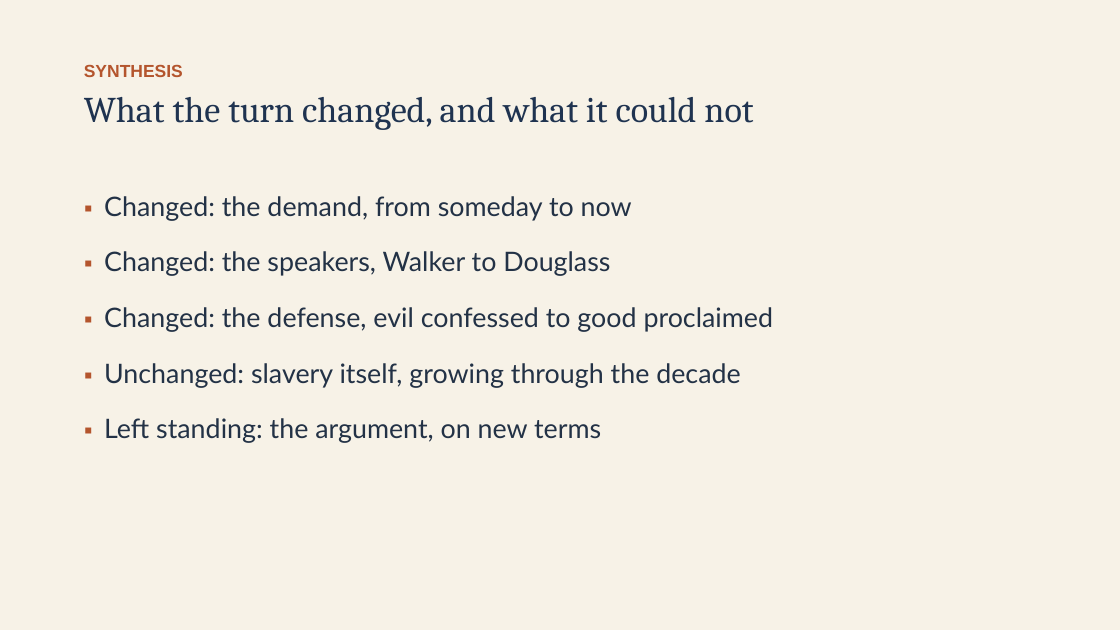
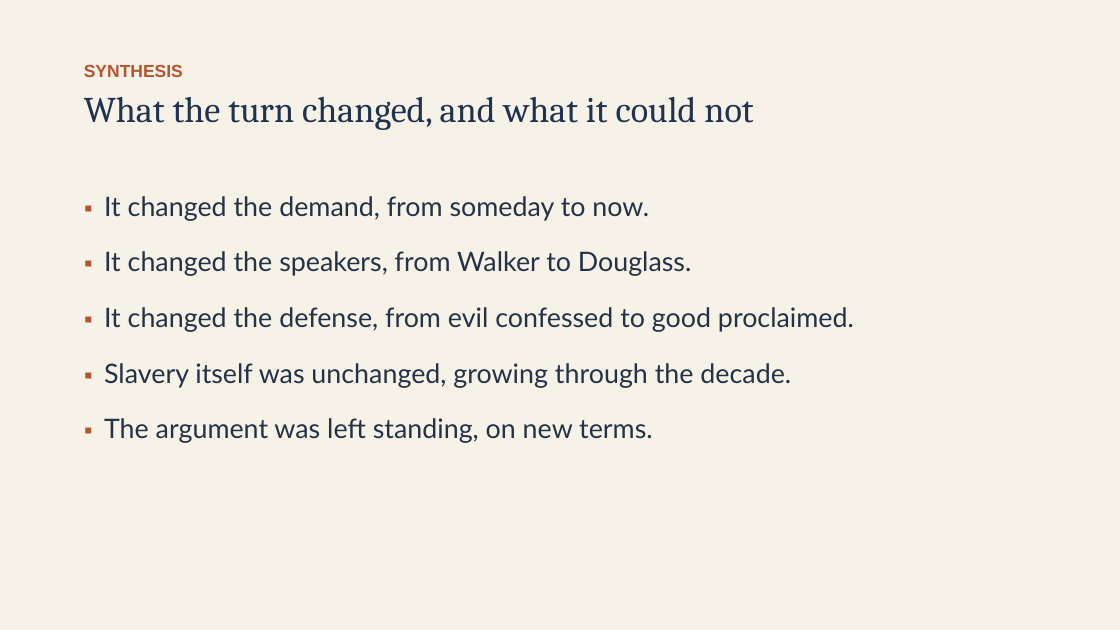
Before and after one commit to ab17gthb/humanities-curriculum-group, a slide deck: slide 24 of jackson-reform/lesson-07/lesson-07-slides.pptx. Drawn at 1120x630 pixels with LibreOffice and Linux fonts; fonts in the diff are those of the drawing. Boxes give left, top, right and bottom in pixels: in the first picture for what was removed or moved away, otherwise in the second. Text is boxed around its words. In the diff, an @@ line names an element or a change of style, - is before the commit and + after.

```diff
--- a/jackson-reform/lesson-07/lesson-07-slides.pptx
+++ b/jackson-reform/lesson-07/lesson-07-slides.pptx
@@ text at box(104, 196, 854, 443): text changed @@
-▪ Changed: the demand, from someday to now
-▪ Changed: the speakers, Walker to Douglass
-▪ Changed: the defense, evil confessed to good proclaimed
-▪ Unchanged: slavery itself, growing through the decade
-▪ Left standing: the argument, on new terms
+▪ It changed the demand, from someday to now.
+▪ It changed the speakers, from Walker to Douglass.
+▪ It changed the defense, from evil confessed to good proclaimed.
+▪ Slavery itself was unchanged, growing through the decade.
+▪ The argument was left standing, on new terms.
```
Also in this commit, not shown: 7 other slides changed, 6 other files.
